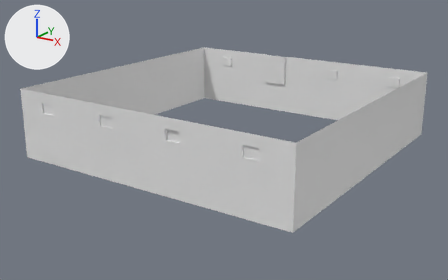
The Blender file wbs70/Assets/3r-keller.blend: old version first, new version second.
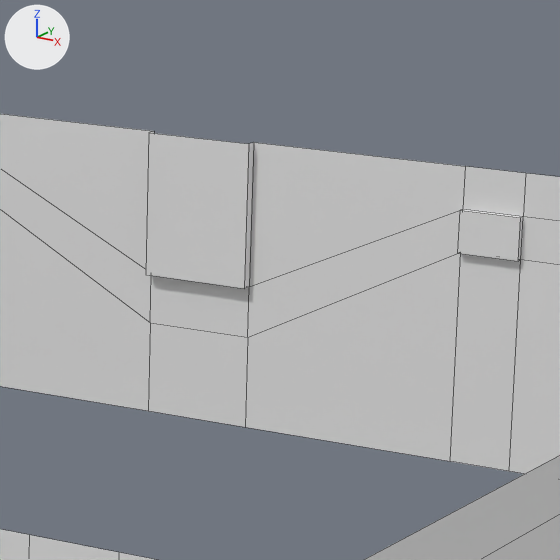
There are two pictures of each version: one whole from a 50 mm lens placed at (13.76, -20.92, 6.78), pointed at (-0.21, -0.55, -1.06), one close up on the part from 53% to 77% of the width and 10% to 49% of the height. The axes (+X, +Y, +Z) are drawn at upper left. The lights are the same throughout. The close-ups show mesh edges as thin lines.

The first close-up shows '3r-keller'.
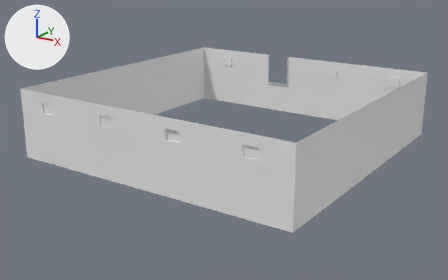
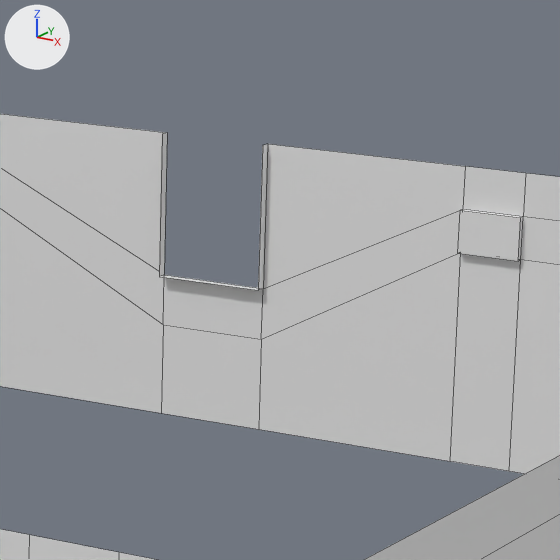
Edits to the scene script, one JSON object a line:
```json
{"block": "me_würfel", "where": "me_würfel.from_pydata(...)  # 113 vertices, 91 faces, 1 loose edge; spans x -6.0..6.0, y -6.0..6.0, z -1.4..1.4"}
{"block": "me_würfel", "where": "# used by ob_3r_keller; location = (0.0, 0.0, 0.0)"}
{"block": "me_würfel", "where": "# verts and faces of me_würfel; kept vertices keep their numbers, new ones are numbered from 113"}
{"block": "me_würfel", "where": "# before: 32 (-2.1, 6.0, 1.4) at pixel (154, 131), 34 (-2.1, 6.0, -0.5) at pixel (150, 322), 35 (-2.1, 6.0, 0.0), 36 (-2.1, 6.0, -1.4) at pixel (148, 410), 40 (-1.0, 6.0, 1.4) at pixel (253, 142)"}
{"block": "me_würfel", "where": "# before: 42 (-1.0, 6.0, -0.5) at pixel (247, 337), 43 (-1.0, 6.0, 0.0) at pixel (249, 286), 44 (-1.0, 6.0, -1.4) at pixel (245, 427), 109 (-2.1, 5.9, 1.4) at pixel (148, 132), 110 (-2.1, 5.9, 0.0) at pixel (145, 274)"}
{"block": "me_würfel", "where": "# before: 111 (-1.0, 5.9, 1.4) at pixel (248, 143), 112 (-1.0, 5.9, 0.0) at pixel (244, 288)"}
{"block": "me_würfel", "change": "me_würfel part 1"}
{"op": "add", "block": "me_würfel", "code": "delete_faces([(109, 111, 112, 110)])"}
{"op": "add", "block": "me_würfel", "code": "for i in [32, 34, 35, 36, 40, 42, 43, 44, *range(109, 113)]: verts[i] += (0.15, 0.0, 0.0)"}
```

Where the change shows, as pixel boxes (x1, y1, x2, y2) in the close-ups (560 x 560 px):
```json
{"part": 1, "of": "me_würfel", "change": "cut back", "before": [0, 130, 450, 430], "after": [0, 130, 450, 430]}
```
